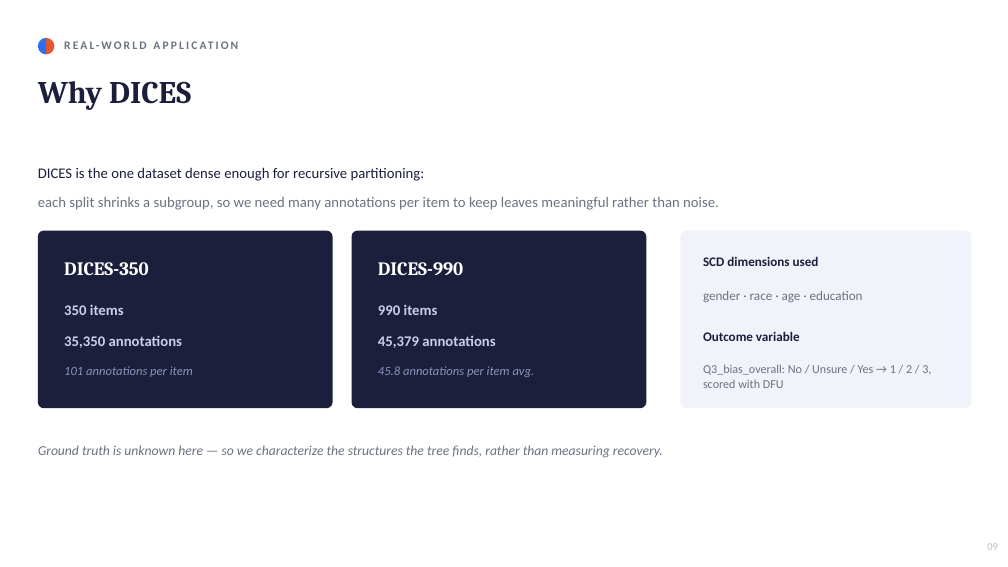
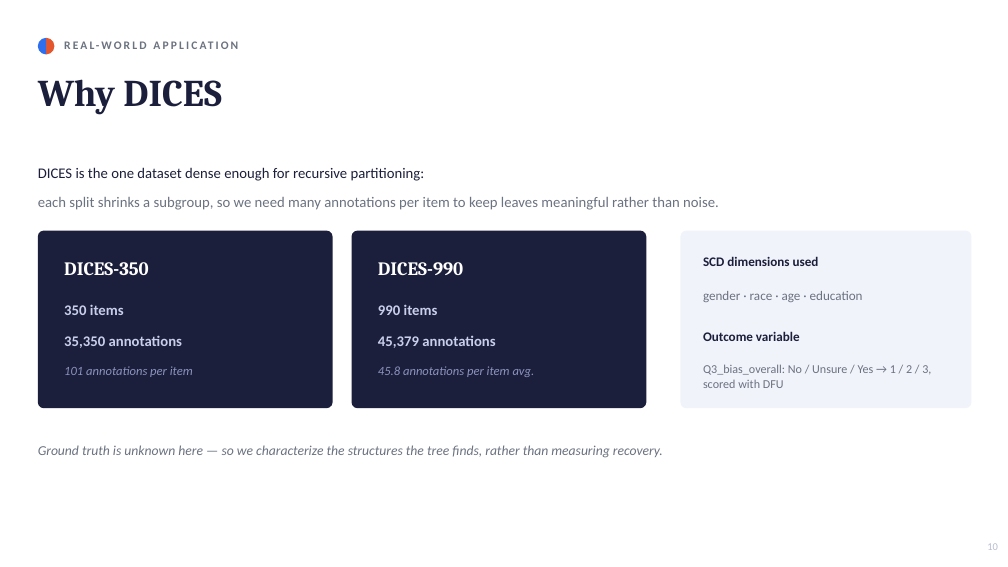
Before and after one commit to Swkratis210204/polartox, a slide deck: slide 10 of polarized_trees/Polarized_Trees_Presentation.pptx. Drawn at 1008x567 pixels with LibreOffice and Linux fonts; fonts in the diff are those of the drawing. Boxes give left, top, right and bottom in pixels: in the first picture for what was removed or moved away, otherwise in the second. Text is boxed around its words. In the diff, an @@ line names an element or a change of style, - is before the commit and + after.

```diff
--- a/polarized_trees/Polarized_Trees_Presentation.pptx
+++ b/polarized_trees/Polarized_Trees_Presentation.pptx
@@ text "Why DICES" at [38, 79, 221, 115]: size 30 to 36 pt @@
```
Also in this commit, not shown: 9 other slides changed, 3 slides added, 2 slides removed, 1 other file.
